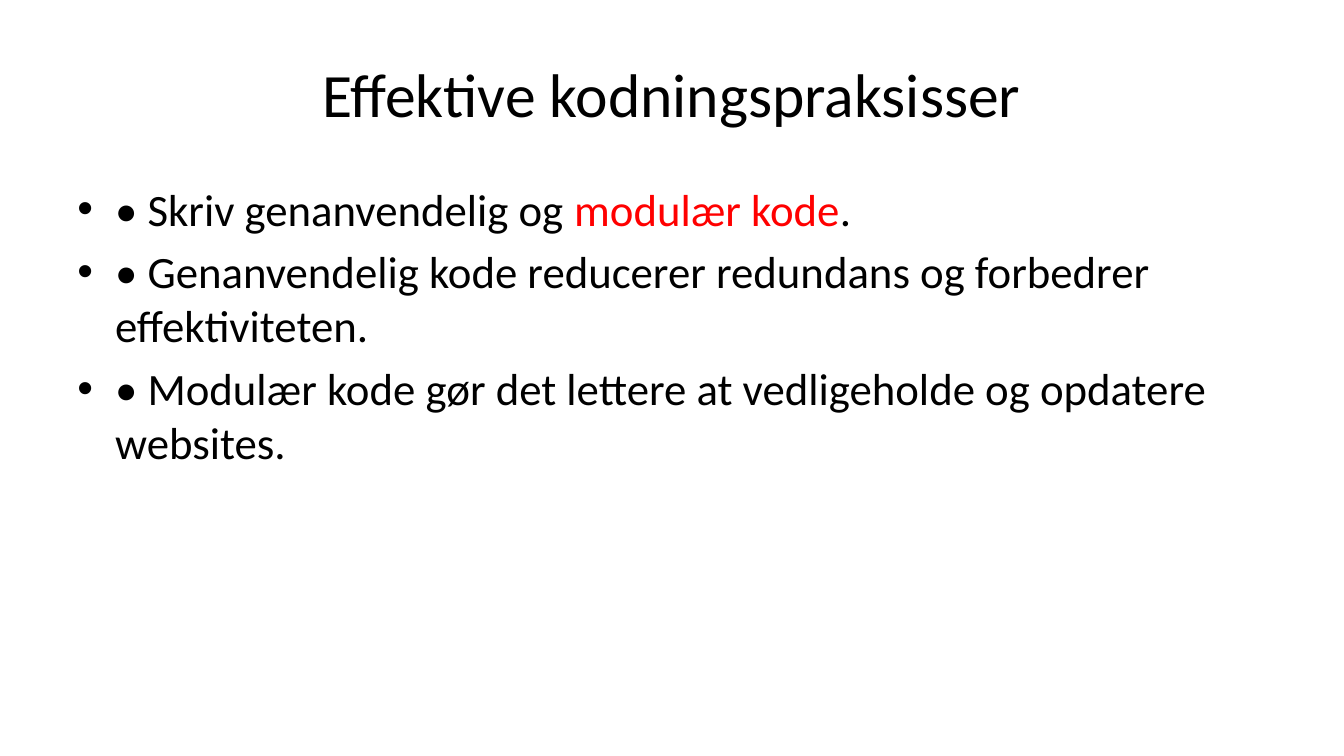
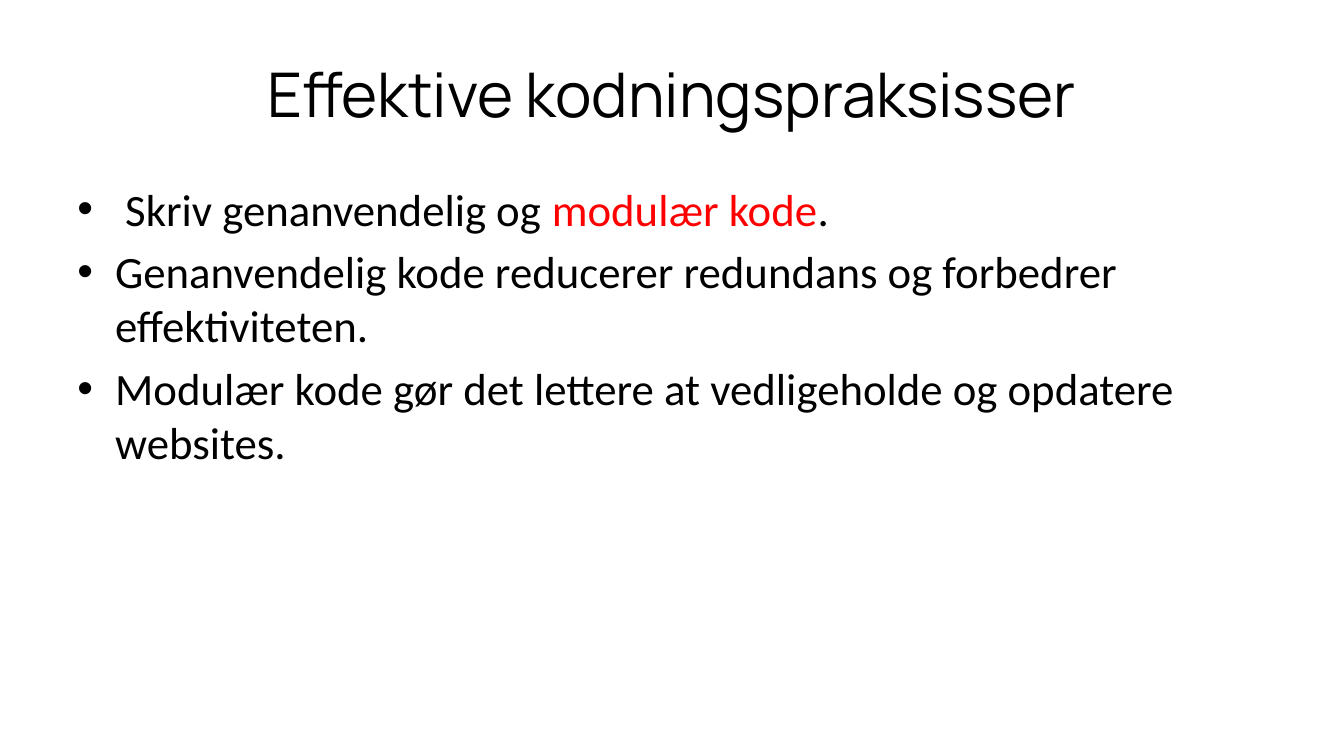
Before and after one commit to xbibogo/MMD24, a slide deck: slide 17 of semester2 PPT/Sustainable_Web_Presentation_Danish.pptx (slide 16 before the commit). Drawn at 1344x756 pixels with LibreOffice and Linux fonts; fonts in the diff are those of the drawing. Boxes give left, top, right and bottom in pixels: in the first picture for what was removed or moved away, otherwise in the second. Text is boxed around its words. In the diff, an @@ line names an element or a change of style, - is before the commit and + after.

```diff
--- a/semester2 PPT/Sustainable_Web_Presentation_Danish.pptx
+++ b/semester2 PPT/Sustainable_Web_Presentation_Danish.pptx
@@ title "Effektive kodningspraksisser" at bbox=[267, 71, 1076, 133]: font Calibri to Manrope @@
@@ text at bbox=[115, 195, 1174, 460]: text changed @@
-• • Skriv genanvendelig og modulær kode.
-• • Genanvendelig kode reducerer redundans og forbedrer effektiviteten.
-• • Modulær kode gør det lettere at vedligeholde og opdatere websites.
+• Skriv genanvendelig og modulær kode.
+• Genanvendelig kode reducerer redundans og forbedrer effektiviteten.
+• Modulær kode gør det lettere at vedligeholde og opdatere websites.
```
Also in this commit, not shown: 20 other slides changed, 6 slides added, 3 slides removed.
